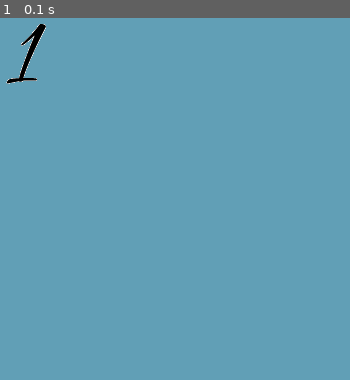
Above: before the commit, frame 1.
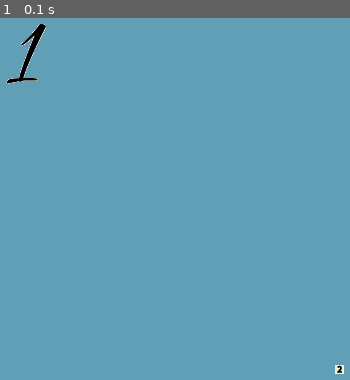
Above: after the commit, the same moment.

Repository: MAOneill/pygame-sudoku
Game: pygame game, started from test_board.py
Two runs of this game, one before a commit and one after it. Both use one fixed random seed, a clock stepped at 60 frames per second and the inputs below.
Inputs:
- Up to frame 1 (0.1 s): no input

The runs differ from the first frame. In frame 1, less than 0.1% of the frame differs, in the area x 95-99%, y 95-99%.

Commit message:
pencil images look ok too

Diff:
--- a/test_board.py
+++ b/test_board.py
@@ -17,7 +17,7 @@
 
     # Game initialization
     hero_image = pygame.image.load('numbers/1_background_transparent.png').convert_alpha()
-
+    pencil_image = pygame.image.load('numbers/2_pencil.png').convert_alpha()
     stop_game = False
 
     while not stop_game:
@@ -34,6 +34,7 @@
         # Game display
 
         screen.blit(hero_image, (250, 250))
+        screen.blit(pencil_image, (600,600))
 
         pygame.display.update()
 
